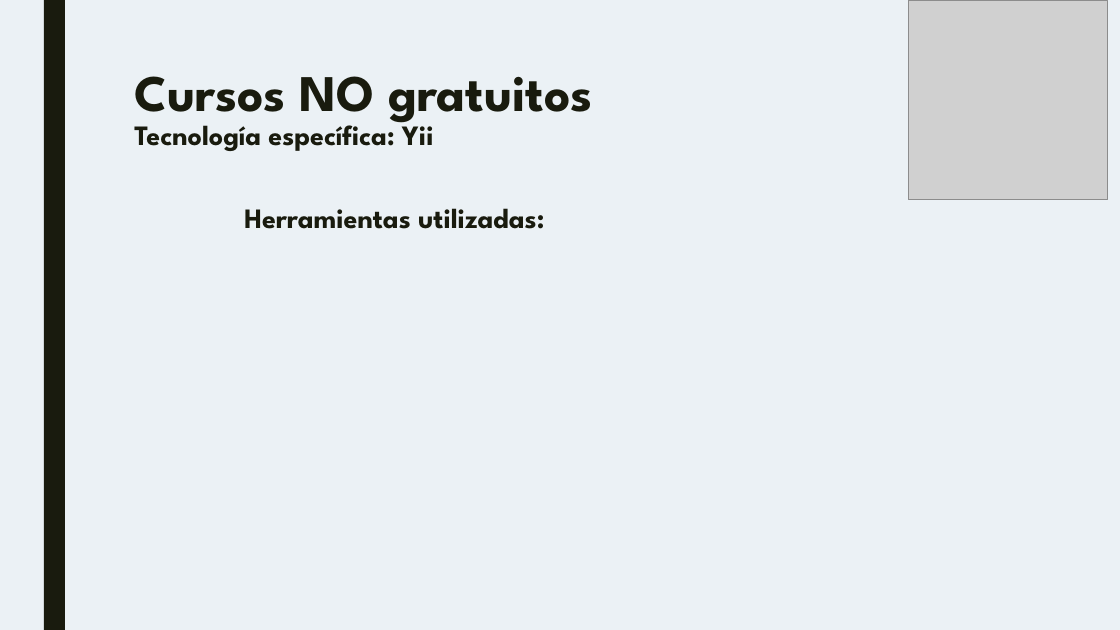
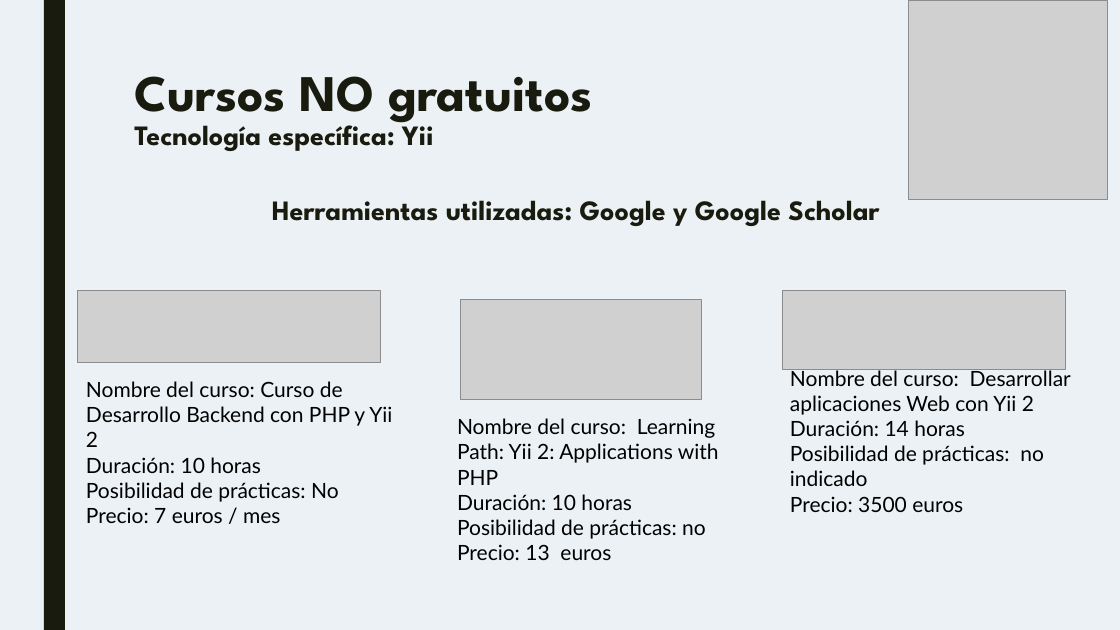
Before and after one commit to IGarrido1996/TG1_T4, a slide deck: slide 10 of Plantilla.pptx (slide 9 before the commit). Drawn at 1120x630 pixels with LibreOffice and Linux fonts; fonts in the diff are those of the drawing; grey boxes stand for pictures. Boxes give left, top, right and bottom in pixels: in the first picture for what was removed or moved away, otherwise in the second. Text is boxed around its words. In the diff, an @@ line names an element or a change of style, - is before the commit and + after.

```diff
--- a/Plantilla.pptx
+++ b/Plantilla.pptx
@@ text at (x1=272, y1=200, x2=879, y2=226): text changed @@
-Herramientas utilizadas:
+Herramientas utilizadas: Google y Google Scholar
@@ picture added at (x1=78, y1=291, x2=381, y2=363) @@
@@ picture added at (x1=782, y1=291, x2=1065, y2=370) @@
@@ picture added at (x1=460, y1=300, x2=702, y2=400) @@
@@ text added at (x1=86, y1=381, x2=392, y2=523), 18 pt, text #000000 @@
+Nombre del curso: Curso de Desarrollo Backend con PHP y Yii 2
+Duración: 10 horas
+Posibilidad de prácticas: No
+Precio: 7 euros / mes
@@ text added at (x1=790, y1=367, x2=1071, y2=512), 18 pt, text #000000 @@
+Nombre del curso: Desarrollar aplicaciones Web con Yii 2
+Duración: 14 horas
+Posibilidad de prácticas: no indicado
+Precio: 3500 euros
@@ text added at (x1=457, y1=418, x2=719, y2=560), 18 pt, text #000000 @@
+Nombre del curso: Learning Path: Yii 2: Applications with PHP
+Duración: 10 horas
+Posibilidad de prácticas: no
+Precio: 13 euros
```
Also in this commit, not shown: 8 other slides changed, 1 slide added.
